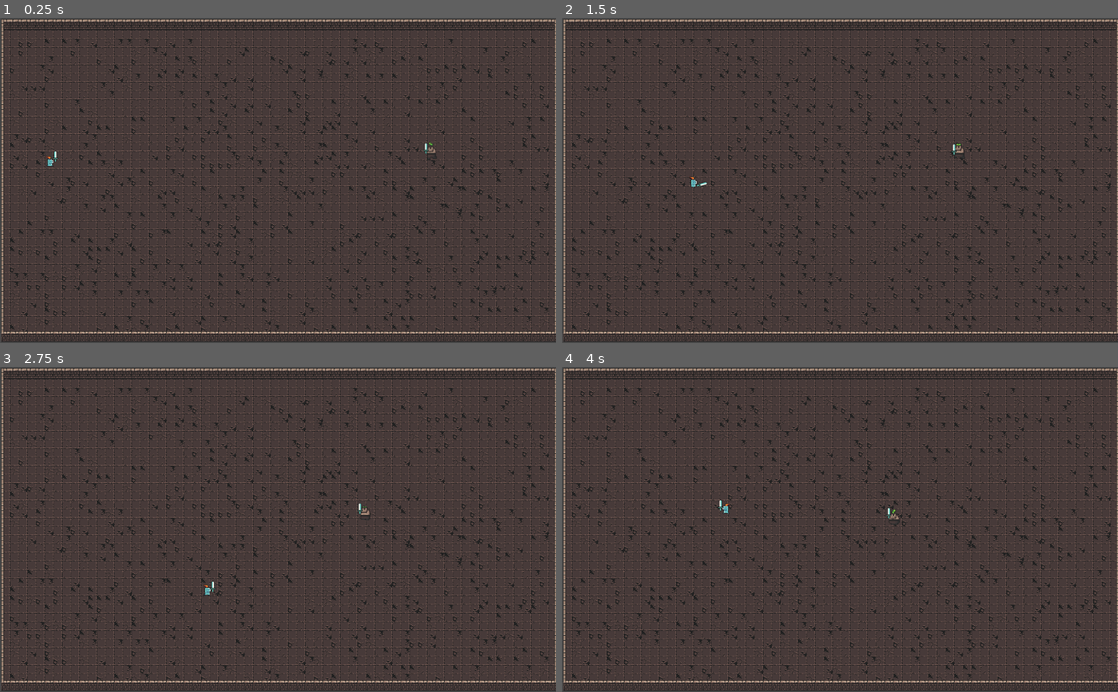
Above: before the commit, frames 1-4 (two rows, left to right).
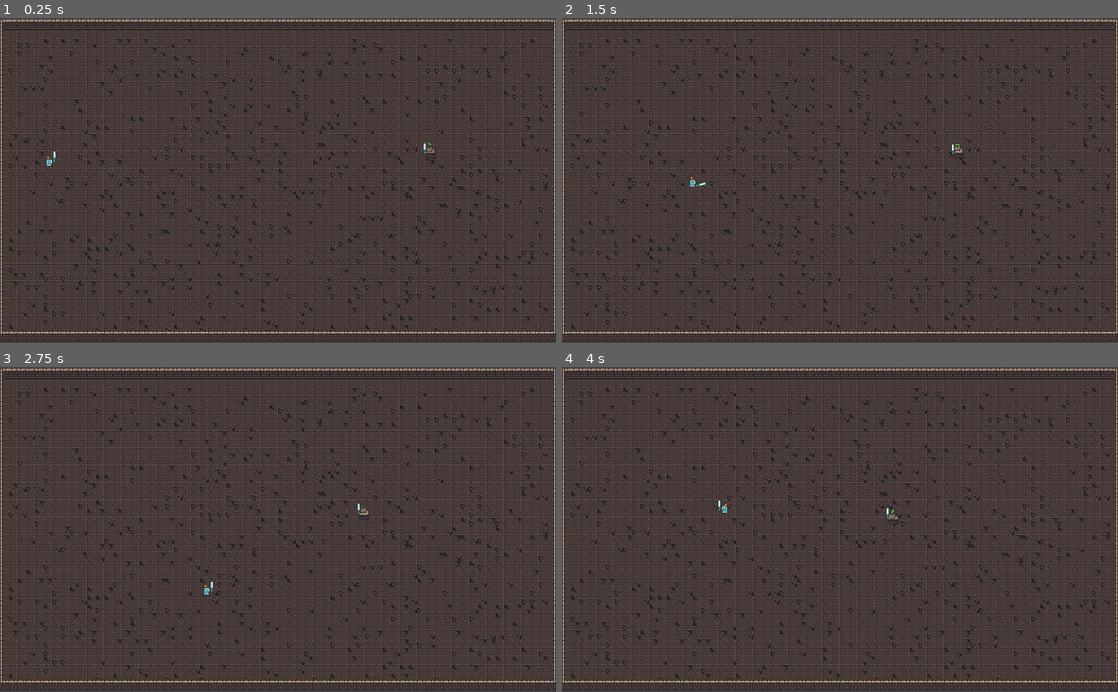
Above: after the commit, the same moments.

Repository: josephmbustamante/ludum-dare-45
Game: Godot game, scene res://Scenes/Main.tscn
The game is run twice, just before and just after one commit, with the same random seed, the same clock (stepped at 60 frames per second) and the same inputs. This scene is started directly instead of the project's main scene.
Inputs (mouse positions are in pixels of both pictures, inside the frame that each line leads up to):
- Up to frame 1 (0.25 s): no input
- Up to frame 2 (1.5 s): move the mouse to (962, 164) at 0.52 s; hold Right (right) 0.53-1.28 s; click (962, 164) at 0.6 s; move the mouse to (728, 196) at 1.27 s; hold Down (down) from 1.28 s (still down); click (728, 196) at 1.35 s
- Up to frame 3 (2.75 s): move the mouse to (333, 458) at 2.02 s; release Down (down) at 2.03 s; hold Right (right) from 2.03 s (still down); click (333, 458) at 2.1 s
- Up to frame 4 (4 s): move the mouse to (812, 594) at 2.77 s; release Right (right) at 2.78 s; hold W (up) 2.78-3.53 s; click (812, 594) at 2.85 s; move the mouse to (1006, 578) at 3.52 s; hold Left (left) from 3.53 s (still down); click (1006, 578) at 3.6 s

The runs differ from the first frame. In frame 1, 18% of the frame differs, in the area x 0-100%, y 0-100%; in frame 2, 18%; in frame 3, 18%; in frame 4, 18%.

Commit message:
Center camera

Diff:
--- a/Scenes/Main.tscn
+++ b/Scenes/Main.tscn
@@ -9,7 +9,7 @@
 script = ExtResource( 1 )
 
 [node name="Camera2D" type="Camera2D" parent="."]
-position = Vector2( 510, 310 )
+position = Vector2( 512, 310 )
 current = true
 
 [node name="Ground" type="TileMap" parent="."]
